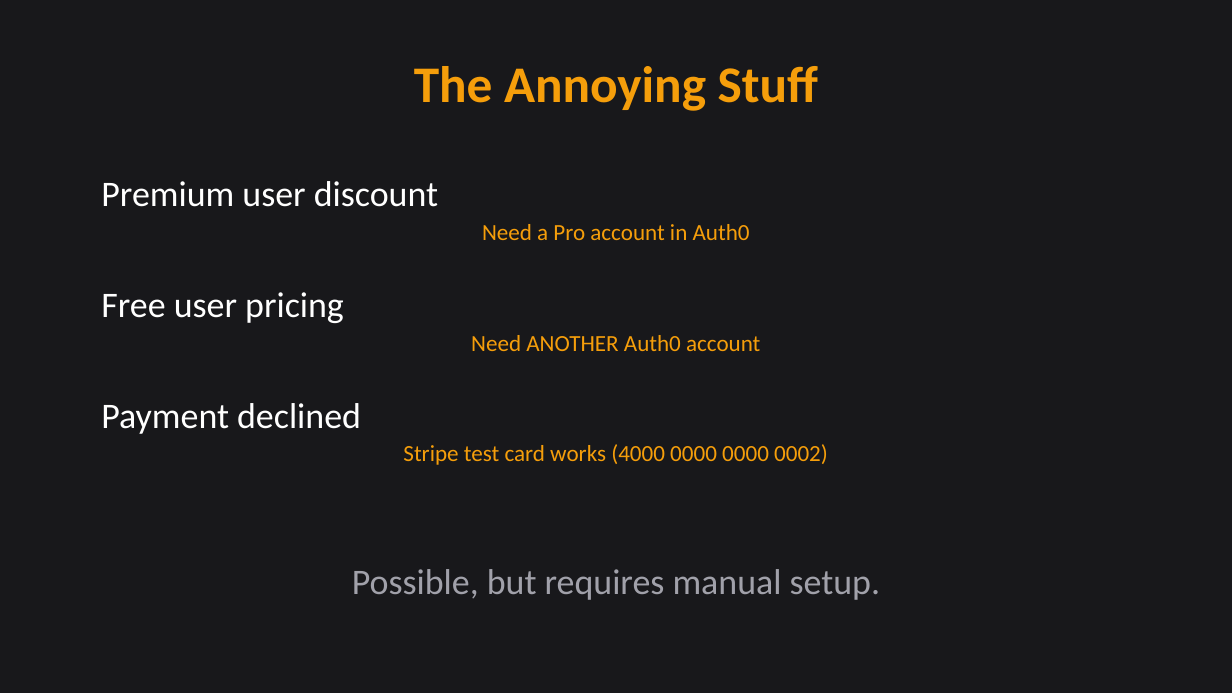
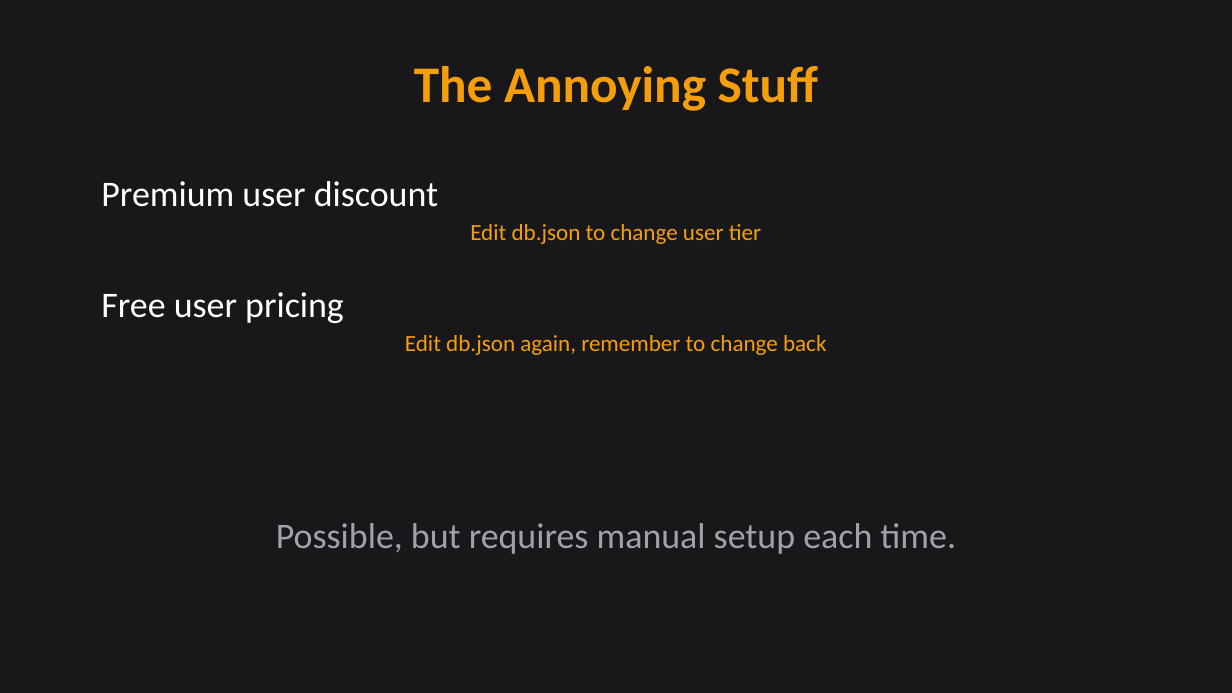
Before and after one commit to citypaul/scenarist, a slide deck: slide 13 of docs/promotional-campaign/presentations/video-02-meet-payflow.pptx. Drawn at 1232x693 pixels with LibreOffice and Linux fonts; fonts in the diff are those of the drawing. Boxes give left, top, right and bottom in pixels: in the first picture for what was removed or moved away, otherwise in the second. Text is boxed around its words. In the diff, an @@ line names an element or a change of style, - is before the commit and + after.

```diff
--- a/docs/promotional-campaign/presentations/video-02-meet-payflow.pptx
+++ b/docs/promotional-campaign/presentations/video-02-meet-payflow.pptx
@@ text at [470, 224, 761, 244]: text changed @@
-Need a Pro account in Auth0
+Edit db.json to change user tier
@@ text at [405, 335, 826, 355]: text changed @@
-Need ANOTHER Auth0 account
+Edit db.json again, remember to change back
@@ text removed at [101, 403, 361, 434] @@
-Payment declined
@@ text removed at [403, 444, 828, 465] @@
-Stripe test card works (4000 0000 0000 0002)
@@ text at [276, 523, 956, 554]: text changed @@
-Possible, but requires manual setup.
+Possible, but requires manual setup each time.
```
Also in this commit, not shown: 9 other slides changed, 4 slides added, 4 slides removed, 12 other files.
